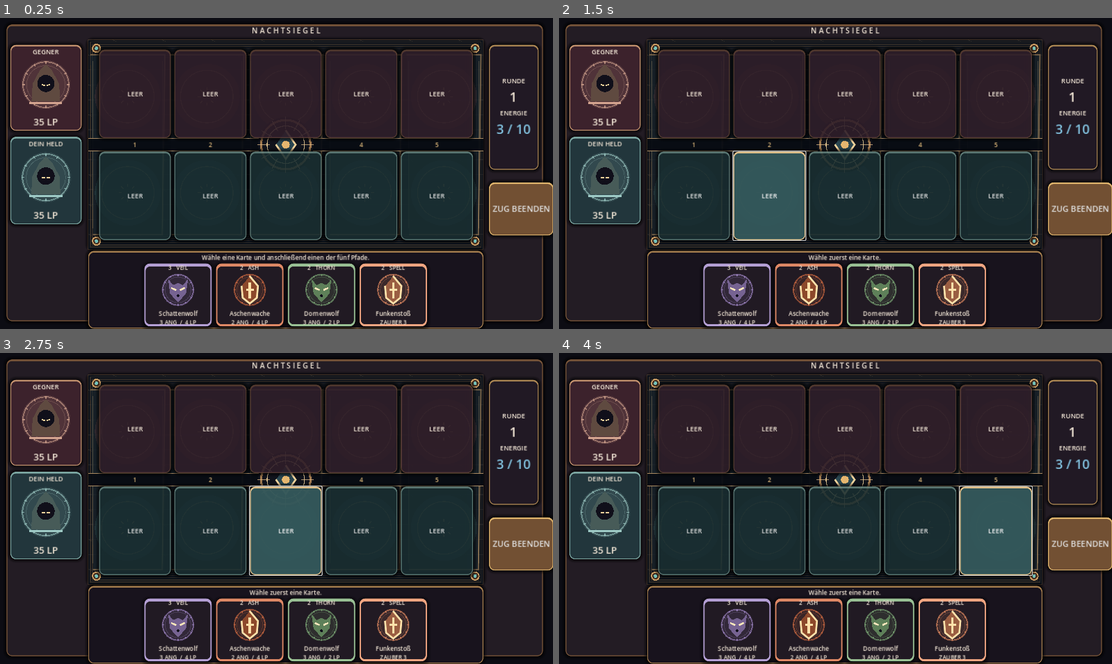
Above: before the commit, frames 1-4 (two rows, left to right).
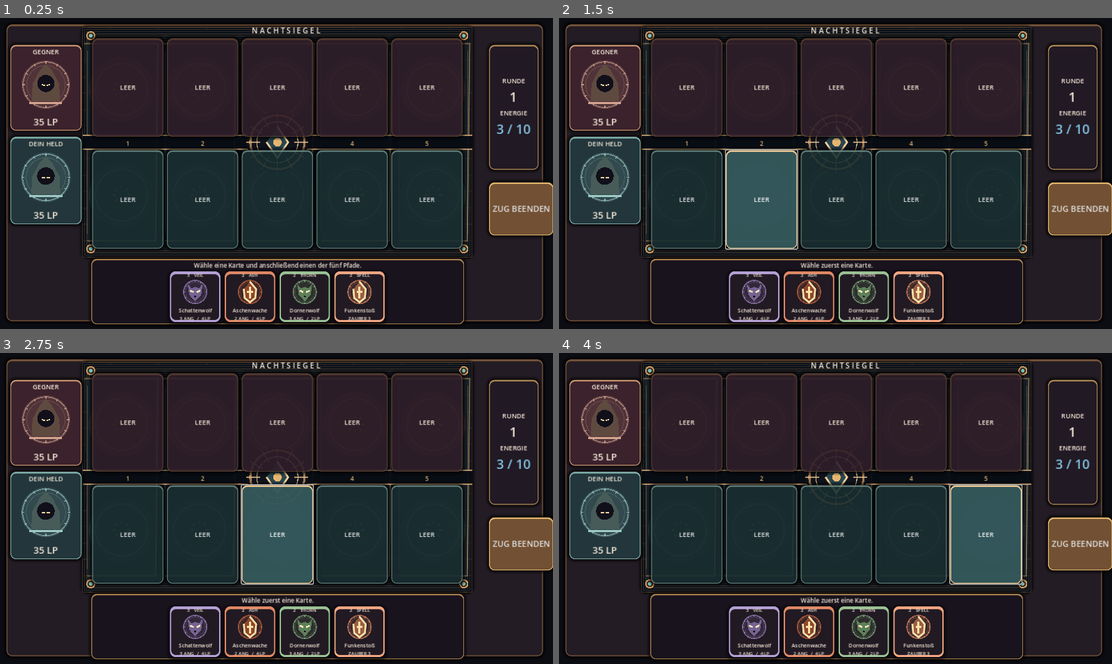
Above: after the commit, the same moments.

Repository: Jagarex-lab/nachtsiegel-app
Game: Godot game, scene res://scenes/arena.tscn
The game is run twice, just before and just after one commit, with the same random seed, the same clock (stepped at 60 frames per second) and the same inputs.
Inputs:
- Up to frame 1 (0.25 s): no input
- Up to frame 2 (1.5 s): click "LEER" at 0.5 s; click "LEER" at 1.25 s
- Up to frame 3 (2.75 s): click "LEER" at 2 s
- Up to frame 4 (4 s): click "LEER" at 2.75 s; click "LEER" at 3.5 s

The runs differ from the first frame. In frame 1, 20% of the frame differs, in the area x 14-88%, y 2-100%; in frame 2, 20%; in frame 3, 20%; in frame 4, 20%.

Commit message:
Improve mobile landscape arena proportions and prevent hand card clipping

Diff:
--- a/scripts/arena.gd
+++ b/scripts/arena.gd
@@ -45,6 +45,10 @@
 var round_label: Label
 var end_button: Button
 var landscape_panel: ColorRect
+var hand_panel_ref: PanelContainer
+var board_ref: Panel
+var lane_row_ref: HBoxContainer
+var table_ref: Panel
 var card_buttons: Array[Button] = []
 var camera: Camera3D
 var world_root: Node3D
@@ -305,11 +309,13 @@
 	table.mouse_filter = Control.MOUSE_FILTER_IGNORE
 	table.add_theme_stylebox_override("panel",_gold_panel(Color("#231c24"),Color("#755338")))
 	root_ui.add_child(table)
+	table_ref = table
 	_position(table,0.018,0.025,0.982,0.975)
 	var board := Panel.new()
 	board.mouse_filter = Control.MOUSE_FILTER_IGNORE
 	board.add_theme_stylebox_override("panel",_gold_panel(Color("#29202b"),Color("#b58a50")))
 	root_ui.add_child(board)
+	board_ref = board
 	_position(board,0.165,0.075,0.875,0.745)
 	var background := RitualTable.new()
 	board.add_child(background)
@@ -318,6 +324,7 @@
 	var lanes := HBoxContainer.new()
 	lanes.add_theme_constant_override("separation",8)
 	root_ui.add_child(lanes)
+	lane_row_ref = lanes
 	_position(lanes,0.184,0.105,0.856,0.716)
 	for i in LANES:
 		var column := VBoxContainer.new()
@@ -412,6 +419,7 @@
 	var hand_panel := PanelContainer.new()
 	hand_panel.add_theme_stylebox_override("panel",_gold_panel(Color("#18131d"),Color("#a17b4d")))
 	root_ui.add_child(hand_panel)
+	hand_panel_ref = hand_panel
 	_position(hand_panel,0.165,0.750,0.875,0.983)
 	var hand_col := VBoxContainer.new()
 	hand_col.add_theme_constant_override("separation",3)
@@ -451,6 +459,17 @@
 		return
 	var size_now := get_viewport().get_visible_rect().size
 	landscape_panel.visible = size_now.y > size_now.x
+	# The playmat occupies the screen; avoid an unreadable miniature on iPhone.
+	if size_now.x > size_now.y:
+		var wide := size_now.x / maxf(1.0,size_now.y)
+		if wide > 1.7:
+			_position(board_ref,0.155,0.035,0.855,0.77)
+			_position(lane_row_ref,0.172,0.07,0.838,0.744)
+			_position(hand_panel_ref,0.17,0.775,0.84,0.985)
+		else:
+			_position(board_ref,0.155,0.065,0.855,0.73)
+			_position(lane_row_ref,0.172,0.095,0.838,0.71)
+			_position(hand_panel_ref,0.17,0.745,0.84,0.985)
 
 func _draw_card() -> void:
 	if deck.is_empty() or hand.size() >= 6:
@@ -461,7 +480,8 @@
 	var data:Dictionary = CARD_POOL[int(hand[index])]
 	var accent := Color(str(data["tint"]))
 	var button := Button.new()
-	button.custom_minimum_size = Vector2(155,145)
+	button.custom_minimum_size = Vector2(116,115)
+	button.size_flags_horizontal = Control.SIZE_SHRINK_CENTER
 	button.size_flags_vertical = Control.SIZE_EXPAND_FILL
 	button.disabled = finished or energy < int(data["cost"])
 	button.add_theme_stylebox_override("normal",_card_style(accent,index == selected))
@@ -473,20 +493,20 @@
 	contents.add_theme_constant_override("separation",0)
 	button.add_child(contents)
 	contents.set_anchors_and_offsets_preset(Control.PRESET_FULL_RECT)
-	var cost := _label("%d   %s" % [int(data["cost"]),str(data["sigil"])],13)
+	var cost := _label("%d   %s" % [int(data["cost"]),str(data["sigil"])],11)
 	cost.mouse_filter = Control.MOUSE_FILTER_IGNORE
 	contents.add_child(cost)
 	var art := CreaturePortrait.new()
 	art.accent = accent
 	art.archetype = str(data["sigil"])
-	art.custom_minimum_size = Vector2(0,85)
+	art.custom_minimum_size = Vector2(0,48)
 	art.size_flags_vertical = Control.SIZE_EXPAND_FILL
 	contents.add_child(art)
-	var name_label := _label(str(data["name"]),14)
+	var name_label := _label(str(data["name"]),12)
 	name_label.mouse_filter = Control.MOUSE_FILTER_IGNORE
 	contents.add_child(name_label)
 	var stats := "ZAUBER %d" % int(data["attack"]) if str(data["kind"]) == "spell" else "%d ANG  /  %d LP" % [int(data["attack"]),int(data["hp"])]
-	var stats_label := _label(stats,13)
+	var stats_label := _label(stats,11)
 	stats_label.mouse_filter = Control.MOUSE_FILTER_IGNORE
 	contents.add_child(stats_label)
 	button.pressed.connect(_select_card.bind(index))
